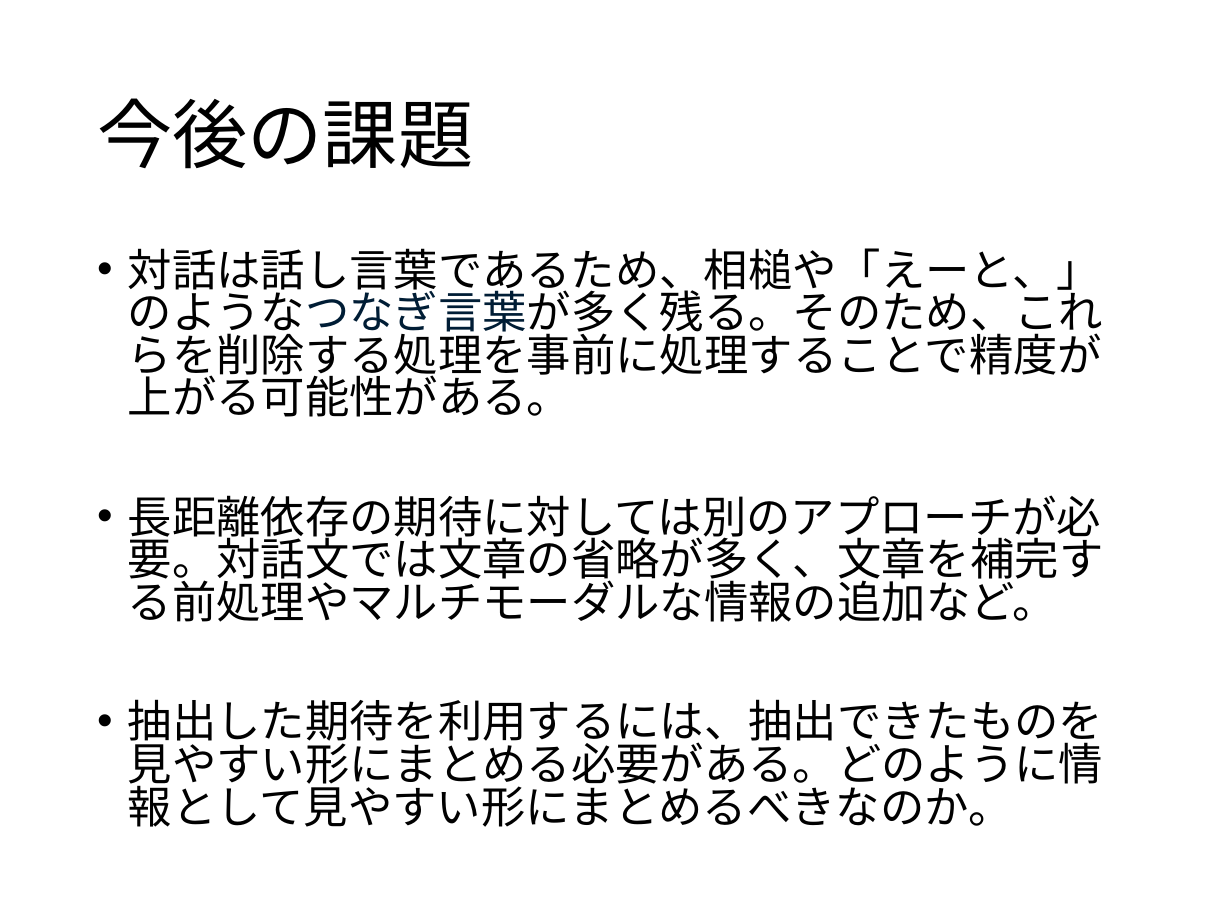
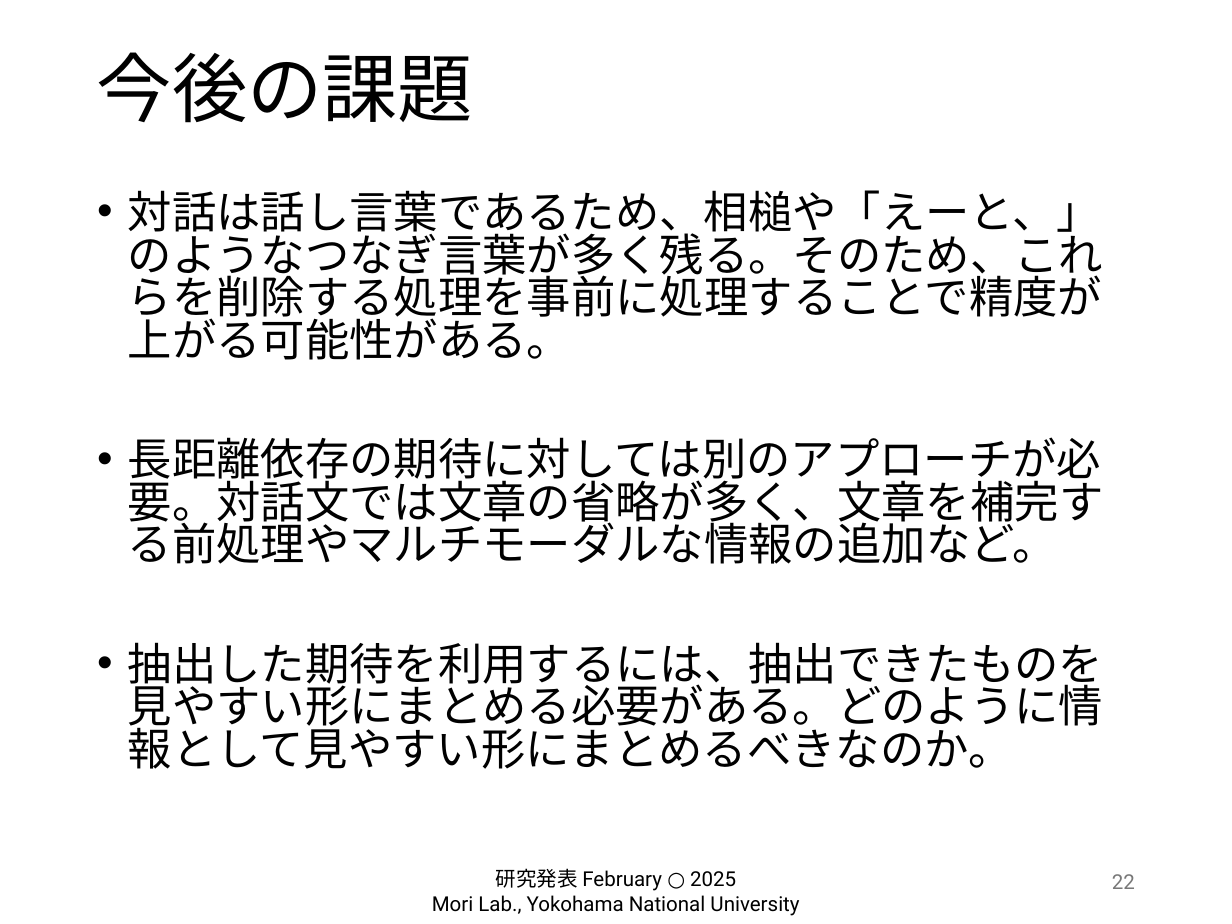
Before and after one commit to hiiragi-moon/graduation-research, a slide deck: slide 22 of 卒研発表.pptx (slide 23 before the commit). Drawn at 1232x924 pixels with LibreOffice and Linux fonts; fonts in the diff are those of the drawing; background and template pictures are left out. Boxes give left, top, right and bottom in pixels: in the first picture for what was removed or moved away, otherwise in the second. Text is boxed around its words. In the diff, an @@ line names an element or a change of style, - is before the commit and + after.

```diff
--- a/卒研発表.pptx
+++ b/卒研発表.pptx
@@ title "今後の課題": place and size @@
-title "今後の課題" at [97,98,473,169]
+title "今後の課題" at [97,52,473,123]
@@ text "対話は話し言葉であるため、相槌や「えーと、」のようなつなぎ言葉が多く残る。そのため、これらを削除する処理を事前に処理する ...": place and size @@
-text "対話は話し言葉であるため、相槌や「えーと、」のようなつなぎ言葉が多く残る。そのため、これらを削除する処理を事前に処理する ..." at [128,248,1104,827]
+text "対話は話し言葉であるため、相槌や「えーと、」のようなつなぎ言葉が多く残る。そのため、これらを削除する処理を事前に処理する ..." at [128,190,1104,769]
@@ text at [128,190,1104,360]: text colour #001D35 to #000000 in "対話は話し言葉であるため、相槌や「えーと、」のようなつなぎ言葉が多く残る。そのため、これらを削除する処理を事前に処理する ..." @@
@@ text added at [432,868,799,916], 12 pt, text #000000 @@
+研究発表 February ○ 2025
+Mori Lab., Yokohama National University
@@ page number added at [1112,874,1135,889], 12 pt, text #797979 @@
+22
```
Also in this commit, not shown: 21 other slides changed, 1 slide added, 1 slide removed, 42 other files.
